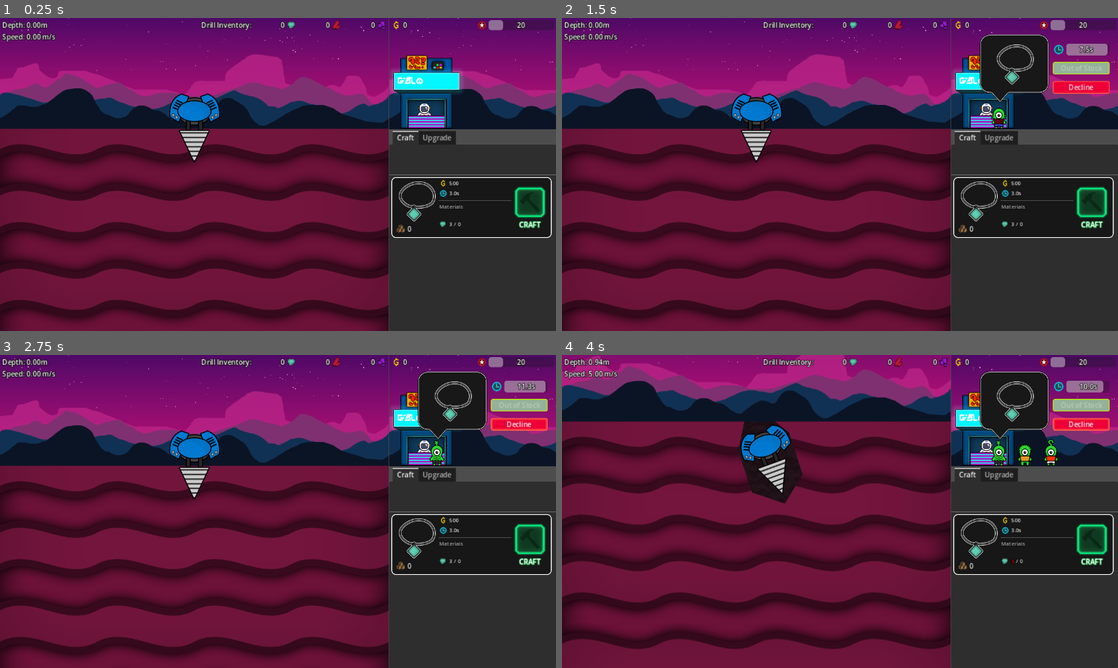
Above: before the commit, frames 1-4 (two rows, left to right).
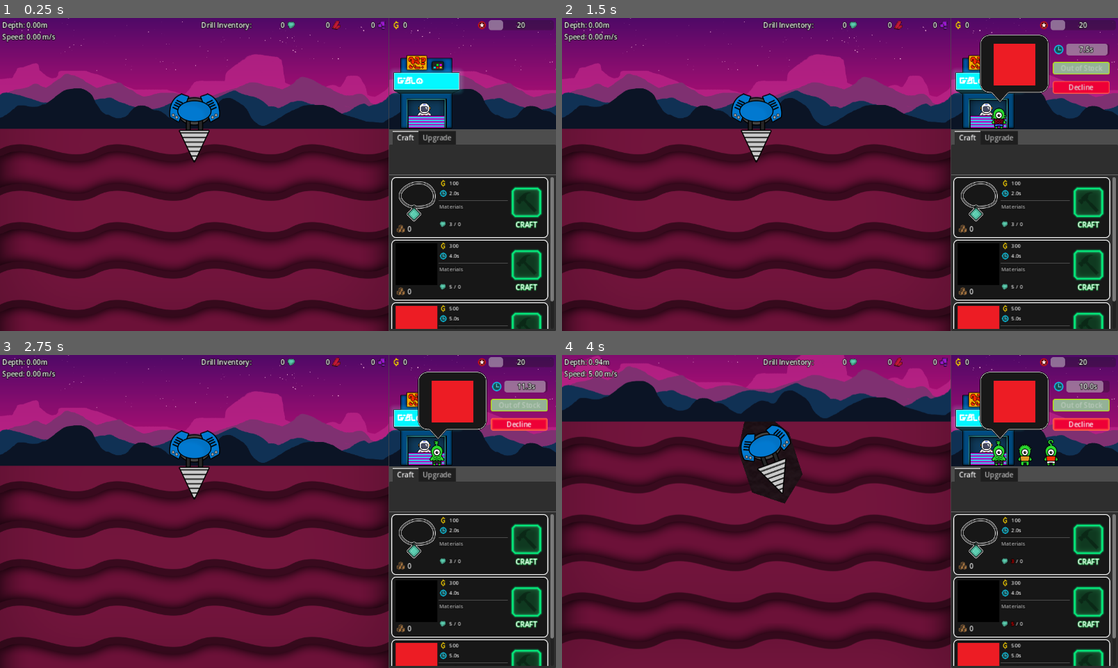
Above: after the commit, the same moments.

Repository: aNotSoCleverName/mechanicore
Game: Godot game, scene res://Main.tscn
The game is run twice, just before and just after one commit, with the same random seed, the same clock (stepped at 60 frames per second) and the same inputs.
Inputs:
- Up to frame 1 (0.25 s): no input
- Up to frame 2 (1.5 s): click "Continue" at 0.5 s; click "Continue" at 1.25 s
- Up to frame 3 (2.75 s): click "Decline" at 2 s
- Up to frame 4 (4 s): tap Enter (ui_accept) at 2.75, 3.02, 3.77 s; hold Right (ui_right) 2.78-3.53 s; tap R at 2.85, 3.6 s; hold Down (ui_down) from 3.53 s (still down)

The runs differ from the first frame. In frame 1, 3.9% of the frame differs, in the area x 70-100%, y 50-100%; in frame 2, 4.9%; in frame 3, 4.9%; in frame 4, 4.9%, in the area x 70-100%, y 8-100%.

Commit message:
Added more craft items

Diff:
--- a/Base/Base.gd
+++ b/Base/Base.gd
@@ -15,6 +15,8 @@
 # Key = craftItem, value = amount
 var craftItems: Dictionary = {
 	preload("res://Base/Menu/Craft/Craft Item/Resources/Item1.tres"): 0,
+	preload("res://Base/Menu/Craft/Craft Item/Resources/Item2.tres"): 0,
+	preload("res://Base/Menu/Craft/Craft Item/Resources/Item3.tres"): 0,
 };
 
 var money: int = 100000:
--- a/Base/Menu/Craft/Craft Item/Resources/Item1.tres
+++ b/Base/Menu/Craft/Craft Item/Resources/Item1.tres
@@ -6,8 +6,8 @@
 [resource]
 script = ExtResource("2_57tha")
 image = ExtResource("1_io868")
-price = 500
-timeSec = 3.0
+price = 100
+timeSec = 2.0
 materials = {
 1: 3,
 2: 0,
--- /dev/null
+++ b/Base/Menu/Craft/Craft Item/Resources/Item2.tres
@@ -0,0 +1,15 @@
+[gd_resource type="Resource" script_class="CraftItem" load_steps=3 format=3 uid="uid://c1dqhw2ric38c"]
+
+[ext_resource type="Script" path="res://Base/Craft Item.gd" id="1_mulhv"]
+[ext_resource type="Texture2D" uid="uid://b6dxgy1e3kk4i" path="res://Base/Menu/Craft/Craft Item/Resources/Item2.png" id="1_wvqkw"]
+
+[resource]
+script = ExtResource("1_mulhv")
+image = ExtResource("1_wvqkw")
+price = 300
+timeSec = 4.0
+materials = {
+1: 5,
+2: 0,
+3: 0
+}
--- /dev/null
+++ b/Base/Menu/Craft/Craft Item/Resources/Item3.tres
@@ -0,0 +1,15 @@
+[gd_resource type="Resource" script_class="CraftItem" load_steps=3 format=3 uid="uid://dfgyhtkfhlcpn"]
+
+[ext_resource type="Texture2D" uid="uid://3pgmuqmq2riq" path="res://Base/Menu/Craft/Craft Item/Resources/Item3.png" id="1_1dva7"]
+[ext_resource type="Script" path="res://Base/Craft Item.gd" id="1_ba6g4"]
+
+[resource]
+script = ExtResource("1_ba6g4")
+image = ExtResource("1_1dva7")
+price = 500
+timeSec = 5.0
+materials = {
+1: 7,
+2: 0,
+3: 0
+}
--- a/Base/Menu/Craft/Craft Item/Resources/Test.tres
+++ /dev/null
@@ -1,15 +0,0 @@
-[gd_resource type="Resource" script_class="CraftItem" load_steps=3 format=3 uid="uid://412ij8t6aci6"]
-
-[ext_resource type="Texture2D" uid="uid://c10vafu7ah2us" path="res://Base/Menu/Craft/Craft Item - Placeholder.png" id="1_io868"]
-[ext_resource type="Script" path="res://Base/Craft Item.gd" id="2_57tha"]
-
-[resource]
-script = ExtResource("2_57tha")
-image = ExtResource("1_io868")
-price = 500
-timeSec = 3.0
-materials = {
-1: 3,
-2: 0,
-3: 0
-}
--- a/Base/Shop/Queue.gd
+++ b/Base/Shop/Queue.gd
@@ -63,7 +63,6 @@
 
 	if (self.firstInQueue != self.alienQueues[0]):
 		self.firstInQueue = self.alienQueues[0];
-
 		var orderedItem: CraftItem = self._base.craftItems.keys()[randi_range(0, self._base.craftItems.size() - 1)];
 		SignalBus_Base.shop_make_order.emit(self.firstInQueue, orderedItem);
 
Not shown: 1 places in Base/Menu/Craft/Craft Item/Resources/Item1.tres that only renumber resources
Binary file added: Base/Menu/Craft/Craft Item/Resources/Item2.png
Not shown, added: Base/Menu/Craft/Craft Item/Resources/Item2.png.import
Binary file added: Base/Menu/Craft/Craft Item/Resources/Item3.png
Not shown, added: Base/Menu/Craft/Craft Item/Resources/Item3.png.import
Binary file added: Base/Menu/Craft/Craft Item/Resources/Item4.png
Not shown, added: Base/Menu/Craft/Craft Item/Resources/Item4.png.import
